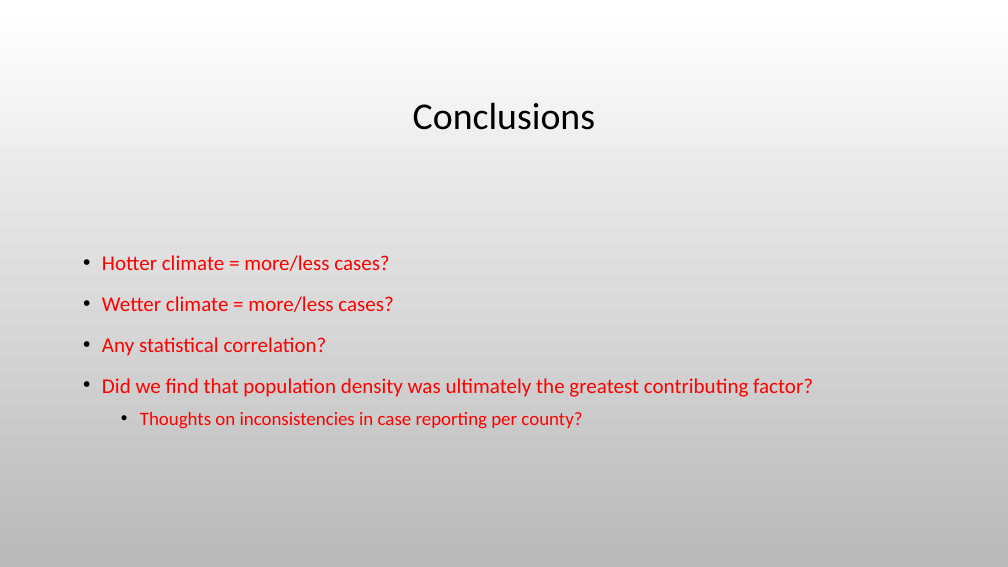
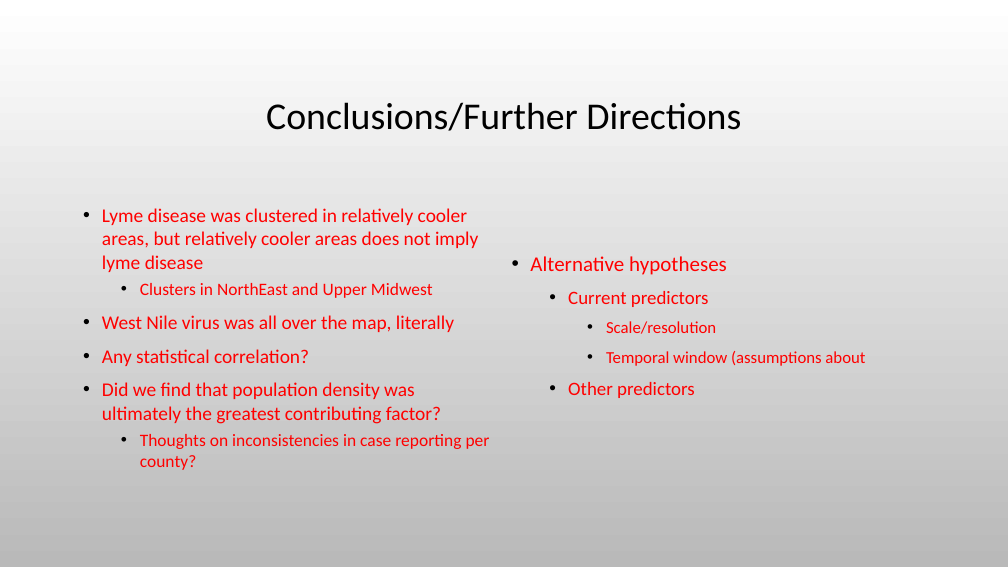
Before and after one commit to Evdawg/Project_3_Mosquito-borne_Diseases, a slide deck: slide 9 of Presentation.pptx. Drawn at 1008x567 pixels with LibreOffice and Linux fonts; fonts in the diff are those of the drawing; background and template pictures are left out. Boxes give left, top, right and bottom in pixels: in the first picture for what was removed or moved away, otherwise in the second. Text is boxed around its words. In the diff, an @@ line names an element or a change of style, - is before the commit and + after.

Commit message:
upate html and css for aesthetics. rough draft of ppt slides. TRS

```diff
--- a/Presentation.pptx
+++ b/Presentation.pptx
@@ title at bbox=[266, 102, 741, 131]: text changed @@
-Conclusions
+Conclusions/Further Directions
@@ text at bbox=[102, 208, 478, 332]: text changed; size 20 to 18.5 pt @@
-• Hotter climate = more/less cases?
-• Wetter climate = more/less cases?
+• Lyme disease was clustered in relatively cooler areas, but relatively cooler areas does not imply lyme disease
+  • Clusters in NorthEast and Upper Midwest
+• West Nile virus was all over the map, literally
@@ text added at bbox=[530, 256, 865, 398], 16 pt, text #FF0000 @@
+• Alternative hypotheses
+  • Current predictors
+    • Scale/resolution
+    • Temporal window (assumptions about
+  • Other predictors
@@ text at bbox=[102, 349, 490, 470]: size 20 to 18.5 pt in "Any statistical correlation?", "Did we find that population density was ..."; size 18 to 16.6 pt in "Thoughts on inconsistencies in case reporting per ..."; line spacing 1.2 to 1 @@
```
Also in this commit, not shown: 3 other files.
